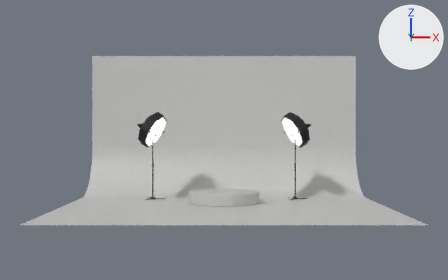
The Blender file scene_lab/white_studio/generated/white_studio_v2.blend, before and after one commit.
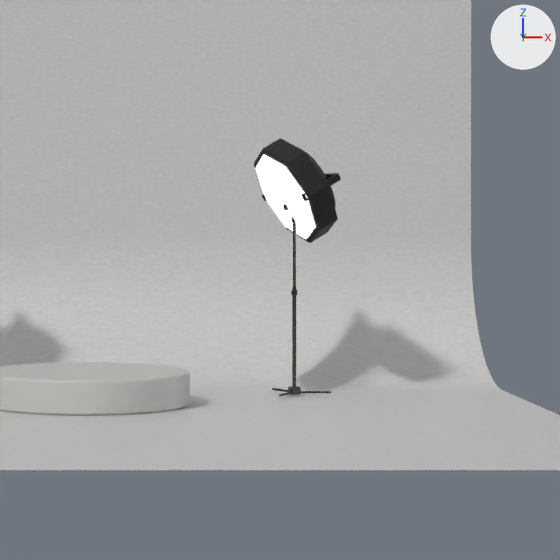
The first picture shows the older version from a 50 mm camera at (0.0, -28.4, 3.05) aimed at (0.0, -1.25, 2.87). The close-ups show the older and then the newer version on the part from 43% to 86% of the width and 23% to 91% of the height of that picture. Only the edits that show in the close-ups are written down. Lighting does not change. The marker at upper right points along +X, +Y and +Z.

In view in the first close-up: 'ARCH_Cyclorama', 'PROP_FillFixture_Diffuser', 'PROP_FillFixture_RearHousing', 'PROP_FillFixture_Shell', 'PROP_FillFixture_Stand_BaseHub', 'PROP_FillFixture_Stand_CollarA', 'PROP_FillFixture_Stand_Leg', 'PROP_FillFixture_Stand_Leg.001', 'PROP_FillFixture_Stand_Leg.002', 'PROP_FillFixture_Stand_LowerPole', 'PROP_FillFixture_Stand_UpperPole', 'PROP_FillFixture_YokeL', 'PROP_FillFixture_YokeR', 'STAGE_Pedestal'.
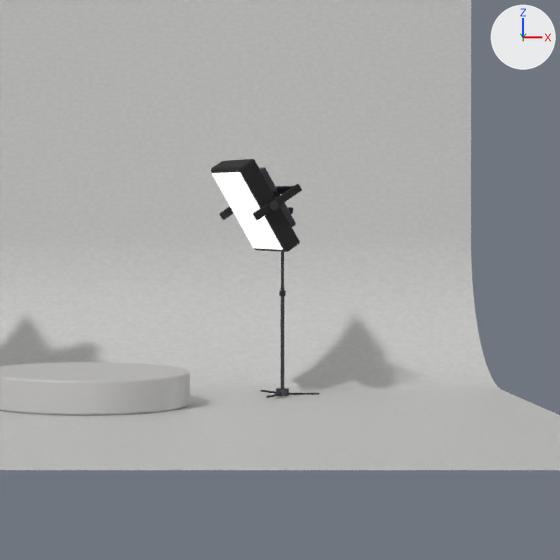
Not visible in the close-ups: 'PROP_FillFixture_Boom'.

ob_prop_fillfixture_headrig is not drawn itself; it is the parent of ob_prop_fillfixture_shell, ob_prop_fillfixture_rearhousing, ob_prop_fillfixture_diffuser, ob_prop_fillfixture_yokel, ob_prop_fillfixture_yoker, ob_prop_fillfixture_yokeback, ob_prop_fillfixture_pivotl, ob_prop_fillfixture_pivotr.

Changed parts and their boxes (x1, y1, x2, y2) in the close-ups (560 x 560 px):
'PROP_FillFixture_Diffuser', reshaped, moved, turned
    before: (255, 154, 316, 239)
    after: (212, 172, 283, 250)
'PROP_FillFixture_Shell', reshaped, moved, turned
    before: (254, 138, 338, 243)
    after: (211, 159, 300, 252)
'PROP_FillFixture_Stand_LowerPole', moved
    before: (292, 287, 296, 387)
    after: (281, 288, 284, 388)
'PROP_FillFixture_YokeL', mesh rescaled, moved, turned
    before: (302, 173, 341, 201)
    after: (253, 184, 302, 220)
'PROP_FillFixture_RearHousing', reshaped, moved, turned
    before: (301, 149, 336, 208)
    after: (259, 167, 296, 227)
'PROP_FillFixture_Stand_UpperPole', moved
    before: (293, 222, 296, 287)
    after: (281, 252, 284, 288)
'PROP_FillFixture_Stand_BaseHub', moved
    before: (288, 386, 301, 395)
    after: (276, 388, 289, 396)
'PROP_FillFixture_YokeR', mesh rescaled, moved, turned
    before: (262, 194, 267, 201)
    after: (220, 207, 234, 220)
'PROP_FillFixture_Stand_Leg', moved
    before: (301, 391, 331, 393)
    after: (289, 393, 319, 395)
'PROP_FillFixture_YokeBack', moved, turned
    before: (325, 173, 336, 179)
    after: (276, 186, 294, 194)
'PROP_FillFixture_PivotL', moved, turned (not visible before)
    after: (268, 201, 278, 210)
'PROP_FillFixture_Stand_CollarA', moved
    before: (291, 290, 297, 296)
    after: (279, 290, 286, 296)
'PROP_FillFixture_Stand_Leg.001', moved
    before: (272, 388, 288, 392)
    after: (260, 390, 276, 394)
'PROP_FillFixture_Stand_Leg.002', moved
    before: (279, 392, 293, 396)
    after: (267, 393, 281, 398)

The change, as a list of edits to the scene's bpy script:
```text
Change me_cylinder_016:
    used by ob_prop_fillfixture_shell; parent = ob_prop_fillfixture_headrig; location = (0.0, 0.0, 0.0)
    remove me_cylinder_016.from_pydata(...)  # 16 vertices, 10 faces; spans x -0.88..0.88, y -0.88..0.88, z -0.19..0.19
    add me_cylinder_016.from_pydata(...)  # 8 vertices, 6 faces; spans x -0.61..0.61, y -0.79..0.79, z -0.15..0.15
    me_cylinder_016 part 1: 16 vertices removed from x -0.88..0.88, y -0.88..0.88, z -0.19..0.19; 8 vertices added at x -0.61..0.61, y -0.79..0.79, z -0.15..0.15, forming a box
Change me_cylinder_017:
    used by ob_prop_fillfixture_rearhousing; parent = ob_prop_fillfixture_headrig; location = (0.0, 0.0, 0.23)
    remove me_cylinder_017.from_pydata(...)  # 128 vertices, 66 faces; spans x -0.66..0.66, y -0.66..0.66, z -0.085..0.085
    add me_cylinder_017.from_pydata(...)  # 8 vertices, 6 faces; spans x -0.44..0.44, y -0.54..0.54, z -0.09..0.09
    me_cylinder_017 part 2: the whole mesh is rebuilt
Change me_cylinder_018:
    used by ob_prop_fillfixture_diffuser; parent = ob_prop_fillfixture_headrig; location = (0.0, 0.0, -0.205)
    remove me_cylinder_018.from_pydata(...)  # 16 vertices, 10 faces; spans x -0.79..0.79, y -0.79..0.79, z -0.01..0.01
    add me_cylinder_018.from_pydata(...)  # 8 vertices, 6 faces; spans x -0.55..0.55, y -0.72..0.72, z -0.01..0.01
    me_cylinder_018 part 3: 16 vertices removed from x -0.79..0.79, y -0.79..0.79, z -0.01..0.01; 8 vertices added at x -0.55..0.55, y -0.72..0.72, z -0.01..0.01, forming a box
Change me_cube_011:
    used by ob_prop_fillfixture_yokel; parent = ob_prop_fillfixture_headrig; location = (-0.75, 0.0, 0.11)
    remove me_cube_011.from_pydata(...)  # 8 vertices, 6 faces; spans x -0.027..0.027, y -0.06..0.06, z -0.36..0.36
    add me_cube_011.from_pydata(...)  # 8 vertices, 6 faces; spans x -0.027..0.027, y -0.065..0.065, z -0.46..0.46
    me_cube_011 part 4: the whole mesh is scaled about its middle by (1, 1.08, 1.28)
Change me_cube_012:
    used by ob_prop_fillfixture_yoker; parent = ob_prop_fillfixture_headrig; location = (0.75, 0.0, 0.11)
    remove me_cube_012.from_pydata(...)  # 8 vertices, 6 faces; spans x -0.027..0.027, y -0.06..0.06, z -0.36..0.36
    add me_cube_012.from_pydata(...)  # 8 vertices, 6 faces; spans x -0.027..0.027, y -0.065..0.065, z -0.46..0.46
    me_cube_012 part 5: the whole mesh is scaled about its middle by (1, 1.08, 1.28)
Change ob_prop_fillfixture_stand_basehub:
    ob_prop_fillfixture_stand_basehub.location: (3.4, 1.3, 0.09) -> (3.18, 1.05, 0.09)
Change ob_prop_fillfixture_stand_leg:
    ob_prop_fillfixture_stand_leg.location: (3.69, 1.3, 0.06) -> (3.47, 1.05, 0.06)
Change ob_prop_fillfixture_stand_leg_001:
    ob_prop_fillfixture_stand_leg_001.location: (3.26, 1.55, 0.06) -> (3.04, 1.3, 0.06)
Change ob_prop_fillfixture_stand_leg_002:
    ob_prop_fillfixture_stand_leg_002.location: (3.26, 1.05, 0.06) -> (3.04, 0.8, 0.06)
Change ob_prop_fillfixture_stand_lowerpole:
    ob_prop_fillfixture_stand_lowerpole.location: (3.4, 1.3, 0.93) -> (3.18, 1.05, 0.93)
Change ob_prop_fillfixture_stand_upperpole:
    ob_prop_fillfixture_stand_upperpole.location: (3.4, 1.3, 2.28) -> (3.18, 1.05, 2.28)
Change ob_prop_fillfixture_stand_collara:
    ob_prop_fillfixture_stand_collara.location: (3.4, 1.3, 1.68) -> (3.18, 1.05, 1.68)
Change ob_prop_fillfixture_headrig:
    ob_prop_fillfixture_headrig.location: (3.4, 1.2, 3.34) -> (2.72, 0.95, 3.1)
    ob_prop_fillfixture_headrig.rotation_euler: (1.064, 0.0, 1.91) -> (1.022, 0.0, 1.907)  # degrees (61, 0, 109) -> degrees (59, 0, 109)
Change ob_prop_fillfixture_rearhousing:
    ob_prop_fillfixture_rearhousing.location: (0.0, 0.0, 0.23) -> (0.0, 0.0, 0.22)
Change ob_prop_fillfixture_diffuser:
    ob_prop_fillfixture_diffuser.location: (0.0, 0.0, -0.205) -> (0.0, 0.0, -0.165)
Change ob_prop_fillfixture_yokel:
    ob_prop_fillfixture_yokel.location: (-0.75, 0.0, 0.11) -> (-0.66, 0.0, 0.11)
Change ob_prop_fillfixture_yoker:
    ob_prop_fillfixture_yoker.location: (0.75, 0.0, 0.11) -> (0.66, 0.0, 0.11)
Add ob_prop_fillfixture_boom:
    ob_prop_fillfixture_boom = bpy.data.objects.new('PROP_FillFixture_Boom', me_cube_015_1)  # a box spanning x -0.32..0.32, y -0.048..0.048, z -0.048..0.048; in mat_mat_studio_metal (dark grey #505257); modifiers BEVEL
    ob_prop_fillfixture_boom.location = (2.95, 0.95, 3.02)
```
